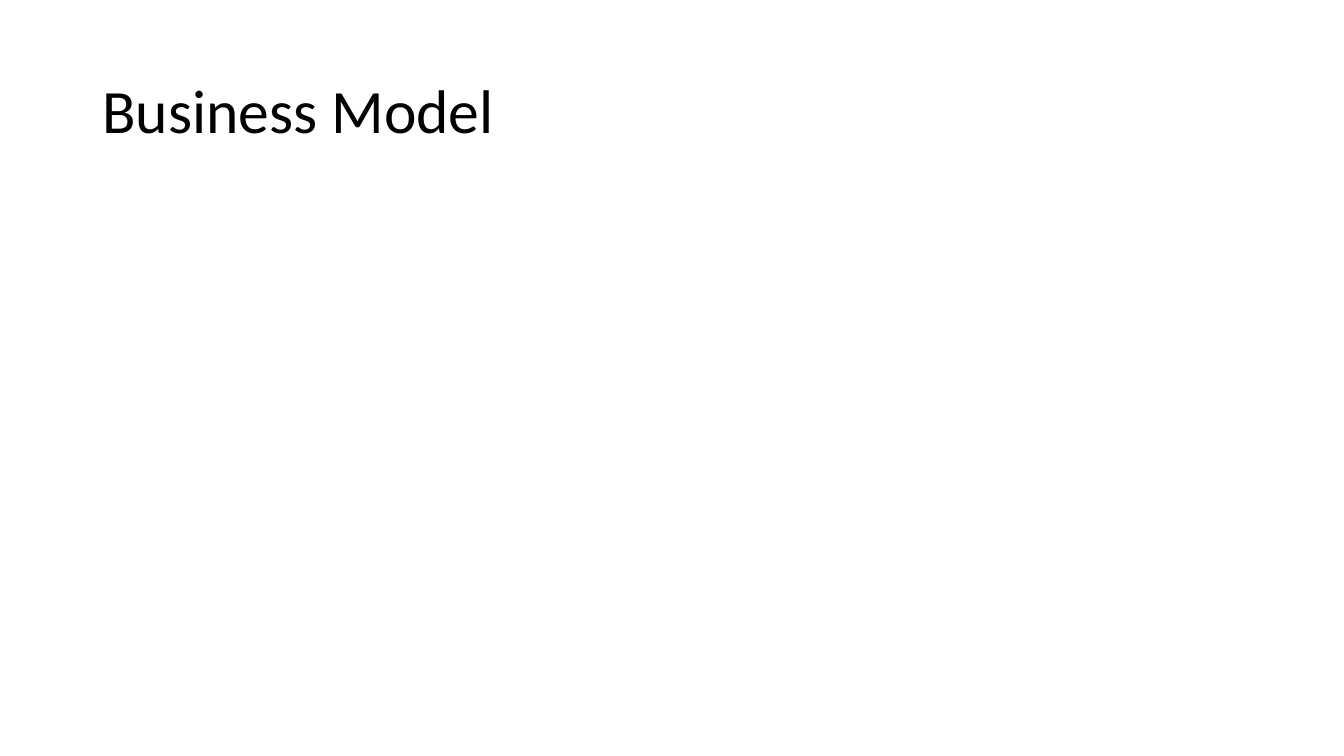
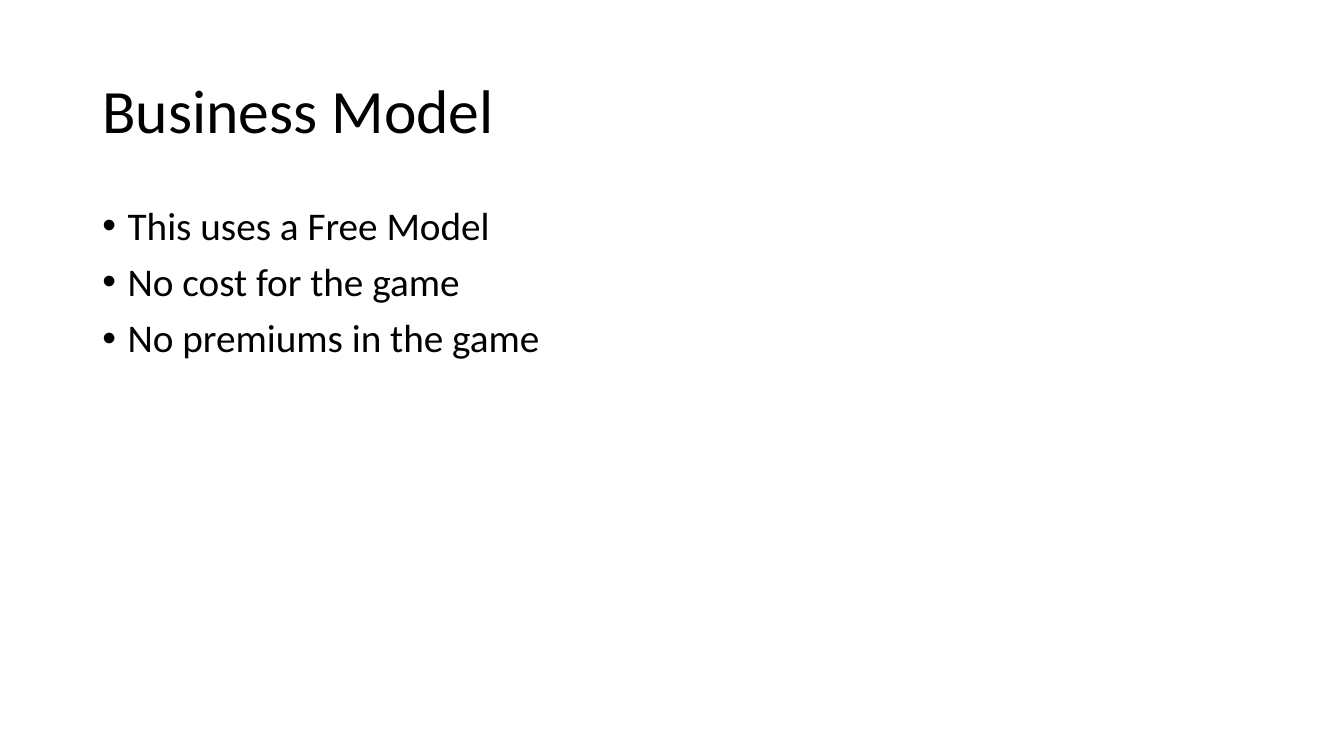
Before and after one commit to uts-ios-dev/project3-group-16, a slide deck: slide 6 of PresentationSlides.pptx. Drawn at 1344x756 pixels with LibreOffice and Linux fonts; fonts in the diff are those of the drawing. Boxes give left, top, right and bottom in pixels: in the first picture for what was removed or moved away, otherwise in the second. Text is boxed around its words. In the diff, an @@ line names an element or a change of style, - is before the commit and + after.

```diff
--- a/PresentationSlides.pptx
+++ b/PresentationSlides.pptx
@@ text added at box(128, 212, 539, 359), 28 pt, text #000000 @@
+• This uses a Free Model
+• No cost for the game
+• No premiums in the game
```
Also in this commit, not shown: 4 other slides changed, 2 other files.
